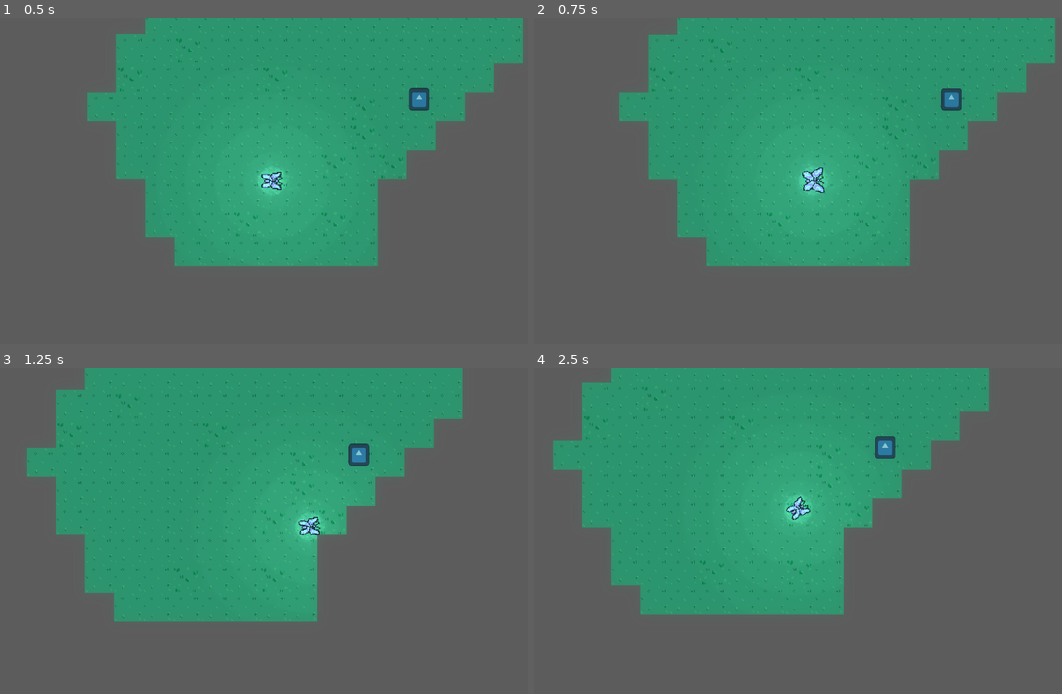
Above: before the commit, frames 1-4 (two rows, left to right).
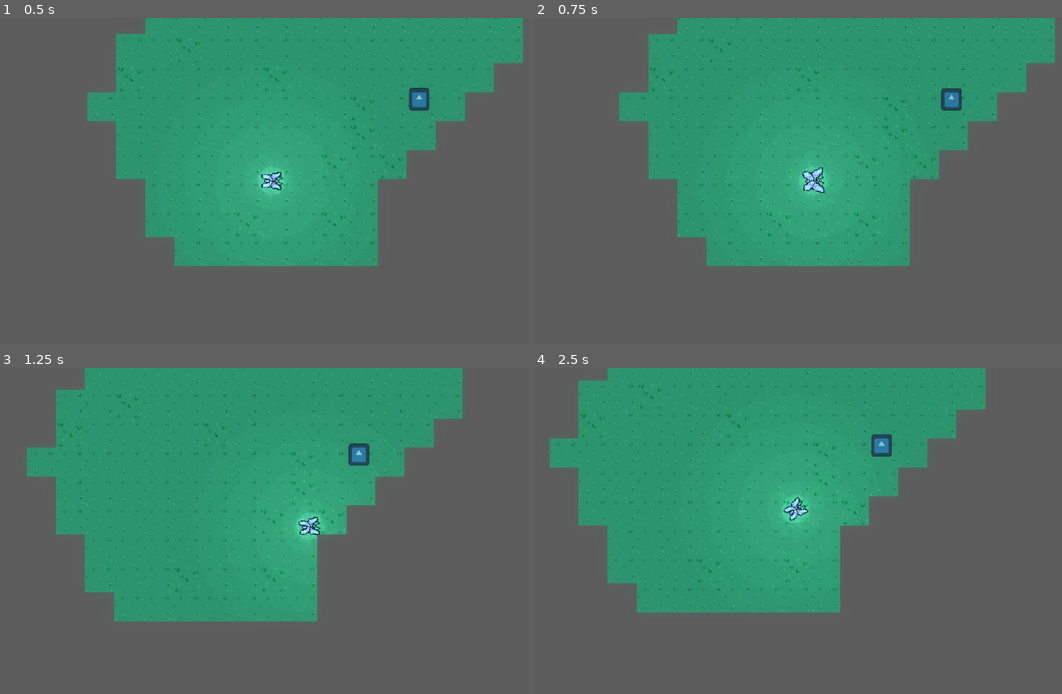
Above: after the commit, the same moments.

Repository: Zaiyai/ButterflyGame
Game: Godot game, scene res://level/world.tscn
The game is run twice, just before and just after one commit, with the same random seed, the same clock (stepped at 60 frames per second) and the same inputs. The engine's default icon, where the game draws it, is replaced by a stand-in: a white triangle on a blue panel in a dark square.
Inputs (mouse positions are in pixels of both pictures, inside the frame that each line leads up to):
- Up to frame 1 (0.5 s): no input
- Up to frame 2 (0.75 s): tap Enter at 0.5 s; move the mouse to (951, 164) at 0.52 s; click (951, 164) at 0.6 s
- Up to frame 3 (1.25 s): no input
- Up to frame 4 (2.5 s): move the mouse to (708, 547) at 1.27 s; click (708, 547) at 1.35 s; move the mouse to (882, 459) at 2.02 s; click (882, 459) at 2.1 s

Frame 1 is identical in both runs. In frame 2, less than 0.1% of the frame differs, in the area x 16-93%, y 3-76%; in frame 3, 0.2%; in frame 4, 3.5%, in the area x 2-87%, y 0-76%.

Commit message:
cleaned up player code and player can now move towards really close click locations

Diff:
--- a/player/player.gd
+++ b/player/player.gd
@@ -8,6 +8,9 @@
 var clickDistance = Vector2()
 var clickTargetRot: float = 0.0
 var rotationSpeed: float  = 6.0
+
+# Variable deciding if the click was close to the player
+var closeClick := false
 
 # Camera Zoom Control Variables
 var zoomOutSpd = 0.5;
@@ -25,20 +28,33 @@
 	clickPosition = global_position
 
 func _physics_process(delta):
+	var forwardFace: Vector2 = Vector2.RIGHT.rotated(rotation)
+
 # Mouse Position Check and Turn
 	if Input.is_action_just_pressed("left click"):
 		clickPosition = get_global_mouse_position()
 		clickTargetRot = global_position.angle_to_point(clickPosition)
+		closeClick = false
+
+		if position.distance_to(clickPosition) <= 40:
+			closeClick = true
 
 # Player Movement
+	print(closeClick)
+	if !closeClick:
+		if position.distance_to(clickPosition) > 25:
+				var desired_angle = global_position.angle_to_point(clickPosition)
+				rotation = lerp_angle(rotation, desired_angle, rotationSpeed * delta)
+				velocity = velocity.move_toward(forwardFace * speed, acceleration * delta)
+		else:
+			velocity = velocity.move_toward(Vector2.ZERO, friction * delta)
 
-	if position.distance_to(clickPosition) > 25:
-		var desired_angle = global_position.angle_to_point(clickPosition)
-		rotation = lerp_angle(rotation, desired_angle, rotationSpeed * delta)
-		var forwardFace: Vector2 = Vector2.RIGHT.rotated(rotation)
-		velocity = velocity.move_toward(forwardFace * speed, acceleration * delta)
-	else:
-		velocity = velocity.move_toward(Vector2.ZERO, friction * delta)
+	if closeClick:
+		if position.distance_to(clickPosition) > 5:
+			velocity = velocity.move_toward(position.direction_to(clickPosition) * speed, (acceleration * delta)/3)
+		else:
+			velocity = velocity.move_toward(Vector2.ZERO, friction * delta)
+
 	move_and_slide()
 
 # Camera Zoom Controller
@@ -48,8 +64,8 @@
 		$Camera2D.zoom = $Camera2D.zoom.lerp(zoomDefault, zoomDefSpd * delta)
 
 # Camera Zoom Area Checker
-func _on_camera_zoom_area_body_entered(body: Node2D) -> void:
+func _on_camera_zoom_area_body_entered(_body: Node2D) -> void:
 	playerInArea = true
 
-func _on_camera_zoom_area_body_exited(body: Node2D) -> void:
+func _on_camera_zoom_area_body_exited(_body: Node2D) -> void:
 	playerInArea = false
